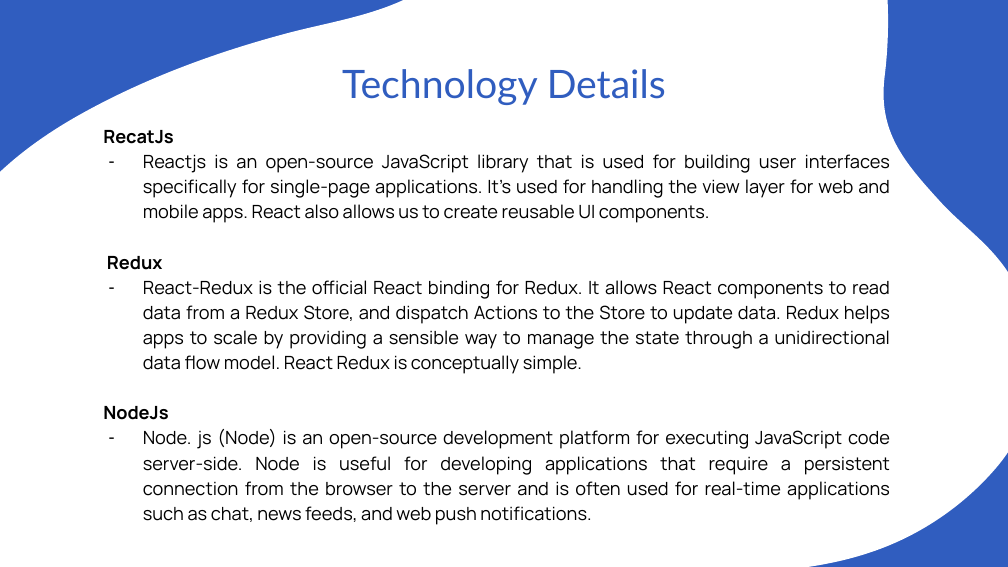
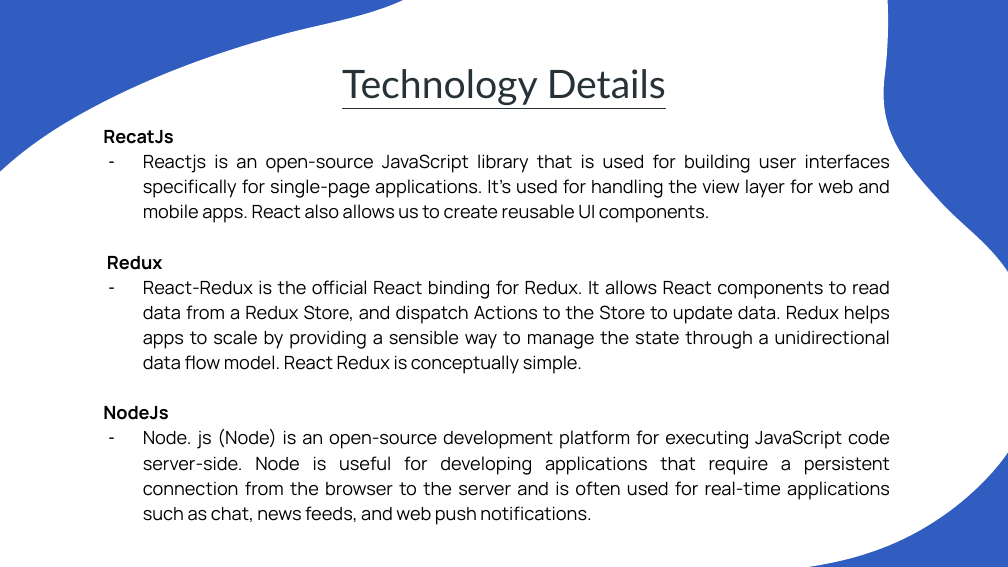
Before and after one commit to parin-2002/EMS, a slide deck: slide 11 of documentation/projectPPT.pptx. Drawn at 1008x567 pixels with LibreOffice and Linux fonts; fonts in the diff are those of the drawing. Boxes give left, top, right and bottom in pixels: in the first picture for what was removed or moved away, otherwise in the second. Text is boxed around its words. In the diff, an @@ line names an element or a change of style, - is before the commit and + after.

```diff
--- a/documentation/projectPPT.pptx
+++ b/documentation/projectPPT.pptx
@@ title "Technology Details" at [342,69,666,105]: text colour #305DBF to #263238, underline on @@
```
Also in this commit, not shown: 12 other slides changed, 2 other files.
